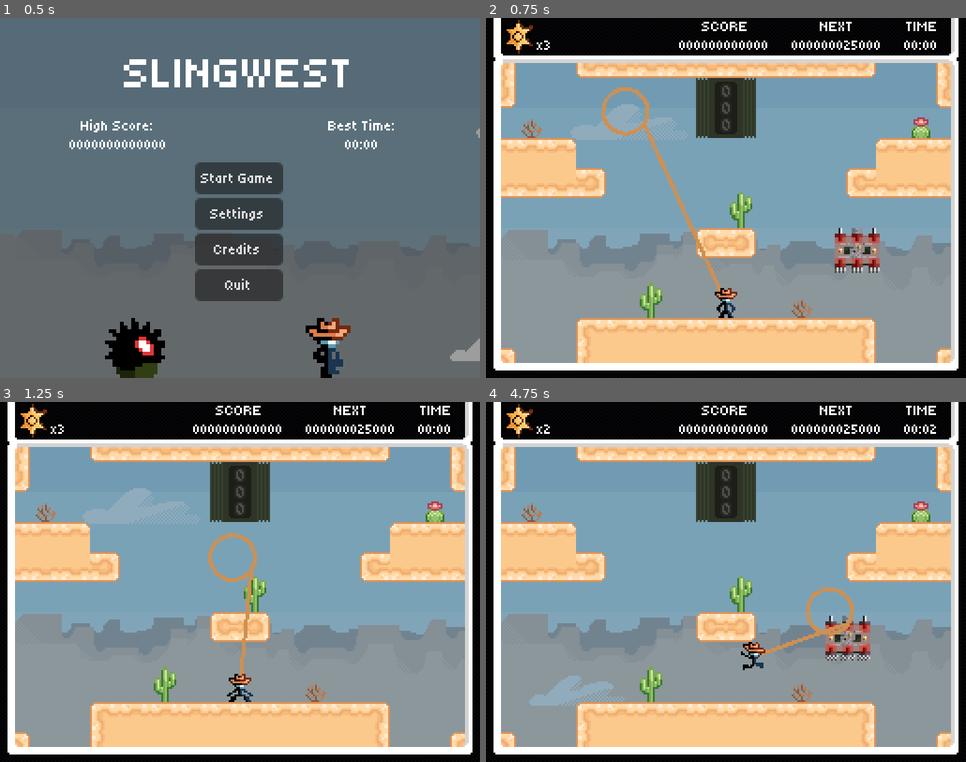
Above: before the commit, frames 1-4 (two rows, left to right).
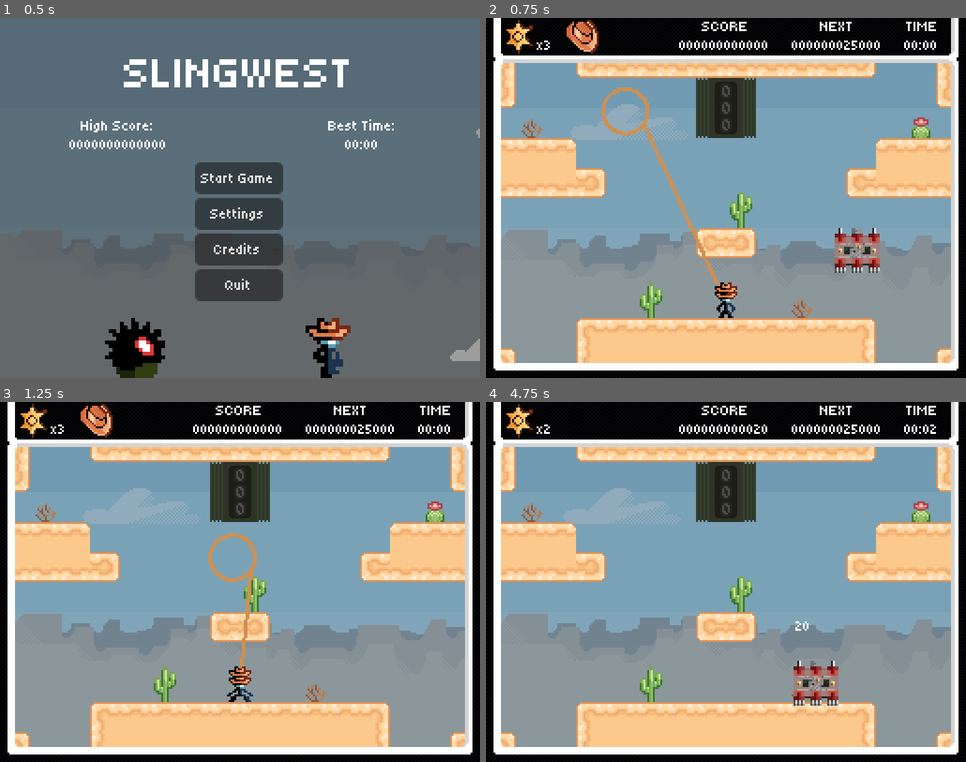
Above: after the commit, the same moments.

Repository: Jcodefox/GMTK-2025
Game: Godot game, scene res://scenes/topscenes/title_topscene.tscn
Same seed, same stepped clock (60 frames per second), same inputs: the game is played once before the commit and once after it.
Inputs (mouse positions are in pixels of both pictures, inside the frame that each line leads up to):
- Up to frame 1 (0.5 s): no input
- Up to frame 2 (0.75 s): click "Start Game" at 0.5 s
- Up to frame 3 (1.25 s): no input
- Up to frame 4 (4.75 s): move the mouse to (831, 564) at 1.27 s; hold Shift (lasso_bind) 1.28-2.03 s; hold D (move_right) 1.28-2.78 s; tap Space (move_jump) at 1.52, 2.27, 3.77, 4.52 s; move the mouse to (630, 600) at 2.02 s; click (630, 600) at 2.1 s; move the mouse to (774, 502) at 2.77 s; hold A (move_left) 2.78-3.53 s; hold Shift (lasso_bind) 2.78-3.53 s; move the mouse to (702, 654) at 3.52 s; hold D (move_right) from 3.53 s (still down); click (702, 654) at 3.6 s; tap Enter at 4.25 s; move the mouse to (870, 636) at 4.27 s; hold Shift (lasso_bind) from 4.28 s (still down)

Frame 1 is identical in both runs. In frame 2, 0.5% of the frame differs, in the area x 16-53%, y 0-77%; in frame 3, 0.5%; in frame 4, 3.2%, in the area x 8-81%, y 6-85%.

Commit message:
Make hat 2 crouch with you

Diff:
--- a/scenes/prefabs/enemies/tumbleweed.tscn
+++ b/scenes/prefabs/enemies/tumbleweed.tscn
@@ -14,7 +14,7 @@
 [node name="AnimatedSprite2D" type="AnimatedSprite2D" parent="."]
 sprite_frames = ExtResource("2_j7tad")
 autoplay = "default"
-frame_progress = 0.0922195
+frame_progress = 0.785527
 
 [node name="CollisionShape2D" type="CollisionShape2D" parent="."]
 shape = SubResource("CircleShape2D_j7tad")
--- a/scenes/topscenes/gameplay_topscene.tscn
+++ b/scenes/topscenes/gameplay_topscene.tscn
@@ -79,7 +79,6 @@
 [node name="Enemies" type="Node2D" parent="."]
 
 [node name="EnemySpawner" parent="." node_paths=PackedStringArray("enemy_holder_node") instance=ExtResource("9_d18oc")]
-z_index = 32
 position = Vector2(128, 48)
 enemy_holder_node = NodePath("../Enemies")
 
--- a/scripts/prefabs/player_v2.gd
+++ b/scripts/prefabs/player_v2.gd
@@ -30,7 +30,7 @@
 
 var i_frame_time: float = 0
 
-var extra_health: int = 0
+var extra_health: int = 1
 
 var max_extra_jumps: int = 0
 var extra_jumps_left: int = 0
@@ -76,7 +76,10 @@
 			$Hat2.visible = false
 			hat_two_velocity = Vector2.ZERO
 	else:
-		$Hat2.global_position = Globals.convert_to_visible_pos(global_position) + hat_two_offset
+		if Input.is_action_pressed("move_down"):
+			$Hat2.global_position = Globals.convert_to_visible_pos(global_position) + hat_two_offset + Vector2(0, 5)
+		else:
+			$Hat2.global_position = Globals.convert_to_visible_pos(global_position) + hat_two_offset
 	if dead:
 		return
 	if i_frame_time == 0:
Not shown: 1 places in scenes/topscenes/gameplay_topscene.tscn that only renumber resources
